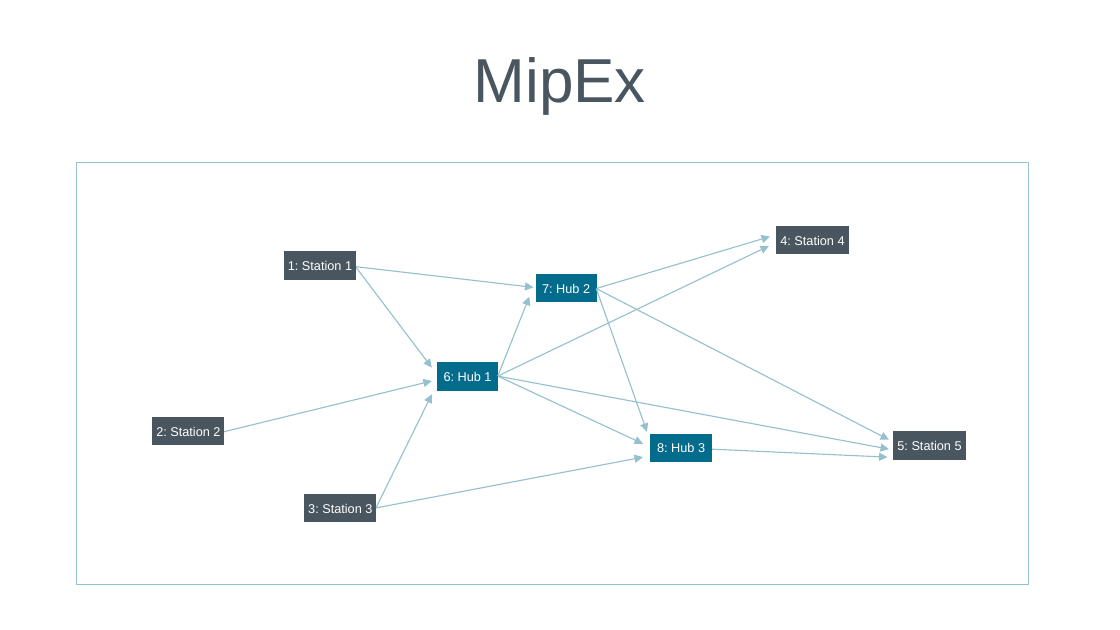
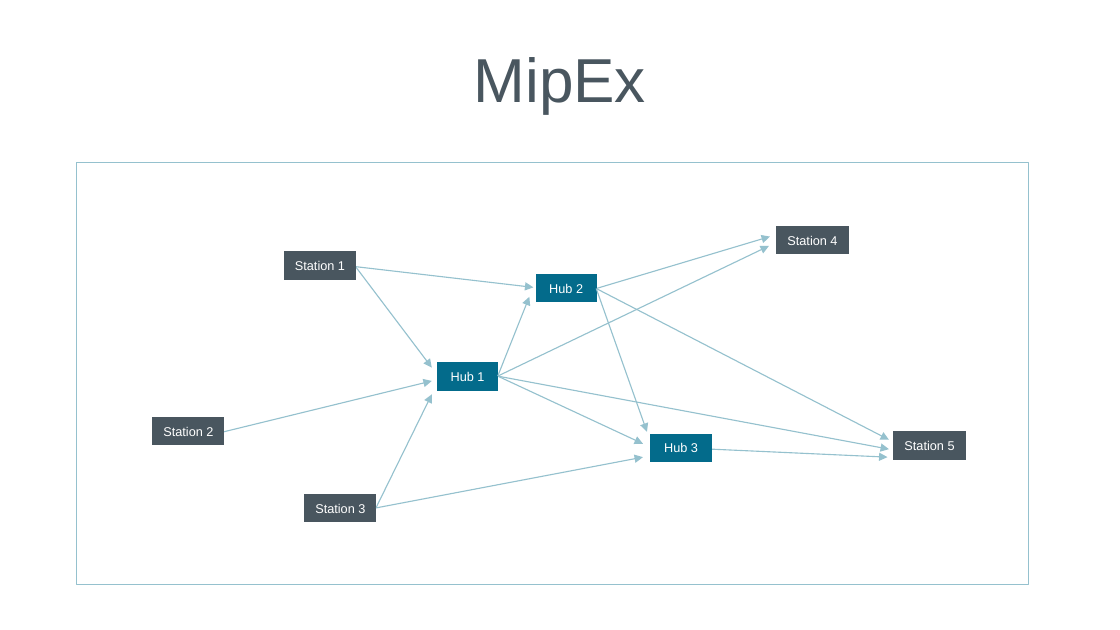
Before and after one commit to mipwise/mip-opt, a slide deck: slide 1 of 3_formulation_techniques/1_network_flow_problems/docs/slides.odp. Drawn at 1120x630 pixels with LibreOffice and Linux fonts; fonts in the diff are those of the drawing. Boxes give left, top, right and bottom in pixels: in the first picture for what was removed or moved away, otherwise in the second. Text is boxed around its words. In the diff, an @@ line names an element or a change of style, - is before the commit and + after.

```diff
--- a/3_formulation_techniques/1_network_flow_problems/docs/slides.odp
+++ b/3_formulation_techniques/1_network_flow_problems/docs/slides.odp
@@ text in rectangle at box(787, 236, 837, 245): text changed @@
-4: Station 4
+Station 4
@@ text in rectangle at box(295, 261, 345, 270): text changed @@
-1: Station 1
+Station 1
@@ text in rectangle at box(549, 283, 583, 293): text changed @@
-7: Hub 2
+Hub 2
@@ text in rectangle at box(451, 372, 484, 381): text changed @@
-6: Hub 1
+Hub 1
@@ text in rectangle at box(163, 427, 213, 436): text changed @@
-2: Station 2
+Station 2
@@ text in rectangle at box(664, 442, 698, 452): text changed @@
-8: Hub 3
+Hub 3
@@ text in rectangle at box(904, 441, 955, 450): text changed @@
-5: Station 5
+Station 5
@@ text in rectangle at box(315, 504, 365, 513): text changed @@
-3: Station 3
+Station 3
```
Also in this commit, not shown: 6 other files.
